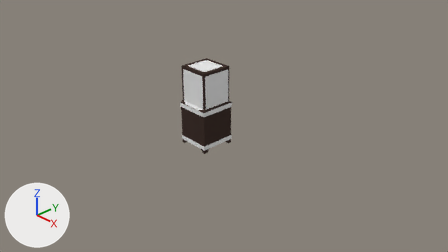
The Blender file PlaceHolder/Assets/Models/DisplayCaseModel.blend as it was, and as the next commit left it.
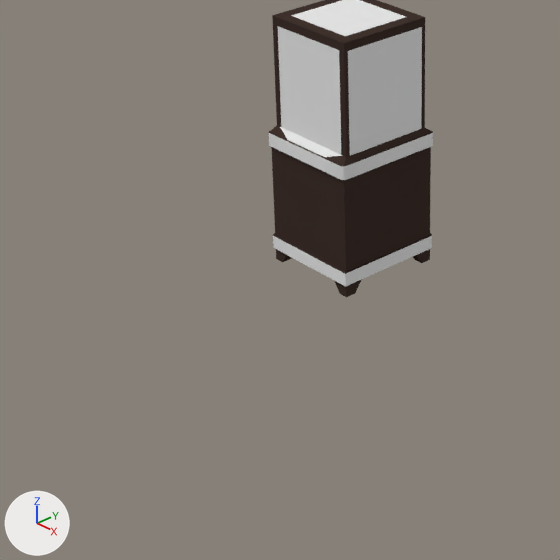
There are two pictures of each version: one from the file's camera 'Camera', one close up on the part from 21% to 61% of the width and 24% to 94% of the height. Lighting does not change. The marker at lower left points along +X, +Y and +Z.

The scene before the commit, as lines of its bpy script (objects in view):
```python
me_cube = bpy.data.meshes.new('Cube')
me_cube.from_pydata(...)  # 266 vertices, 261 faces; spans x -41.0..41.0, y -42.0..42.0, z 0.0..184.0
me_cube.polygons.foreach_set('use_smooth', [True] * 261)
# faces by material slot: [29, 225, 7]
me_cube.materials.append(mat_metalmaterial)  # white #e7e7e7
me_cube.materials.append(mat_woodmaterial)  # brown #41332e
me_cube.materials.append(mat_glassmaterial)  # white #e7e7e7
me_plane = bpy.data.meshes.new('Plane')
me_plane.from_pydata(...)  # 16 vertices, 14 faces; spans x -0.015..0.71, y -0.015..0.017, z -0.355..0.383
# faces by material slot: [10, 4]
me_plane.materials.append(mat_woodmaterial)  # brown #41332e
me_plane.materials.append(mat_glassmaterial)  # white #e7e7e7
ob_base = bpy.data.objects.new('Base', me_cube)
ob_base.location = (0.0, 0.0, 0.0)
ob_base.scale = (0.0098, 0.01, 0.01)
_m = ob_base.modifiers.new('EdgeSplit', 'EDGE_SPLIT')
_m.split_angle = 1.145
ob_door = bpy.data.objects.new('Door', me_plane)
ob_door.location = (-0.347, -0.344, 1.4)
```
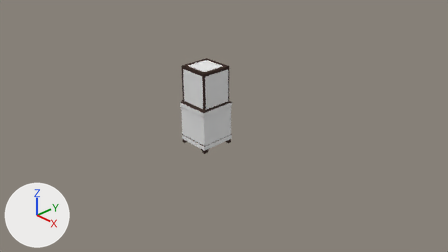
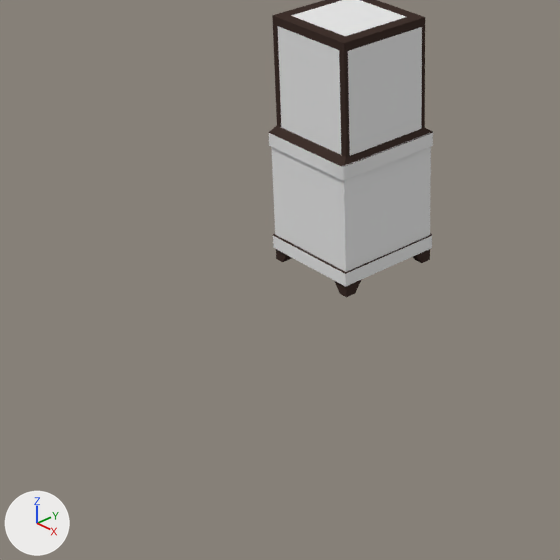
The change, as a diff of the scene's bpy script:
```diff
--- a/PlaceHolder/Assets/Models/DisplayCaseModel.blend.py
+++ b/PlaceHolder/Assets/Models/DisplayCaseModel.blend.py
@@ mat_panels @@
+mat_panels = diffuse_material('Panels')
+mat_panels.base_color = (0.8, 0.8, 0.8)  # white #e7e7e7
@@ mat_cushion @@
+mat_cushion = diffuse_material('Cushion')
+mat_cushion.base_color = (0.8, 0.8, 0.8)  # white #e7e7e7
@@ me_cube @@
 me_cube.from_pydata(...)  # 266 vertices, 261 faces; spans x -41.0..41.0, y -42.0..42.0, z 0.0..184.0
 # used by ob_base; location = (0.0, 0.0, 0.0); scale = (0.0098, 0.01, 0.01)
+# me_cube part 1: all 2 faces centred in x -13.0..13.0, y -38.0, z 102.0 switch from mat_metalmaterial (white #e7e7e7) to mat_woodmaterial (brown #41332e)
+# me_cube part 2: all 16 faces centred in x -39.0..39.0, y -40.0..40.0, z 35.0..70.0 switch from mat_woodmaterial (brown #41332e) to mat_panels (white #e7e7e7)
 me_cube.materials.append(mat_glassmaterial)
+me_cube.materials.append(mat_cushion)  # white #e7e7e7
```

Location of each change, (x1, y1, x2, y2) in pixels of the close-ups (560 x 560 px):
part 1 of me_cube, recoloured (white to brown): (280, 127, 343, 157) in both
part 2 of me_cube, recoloured: (271, 147, 431, 272) in both
